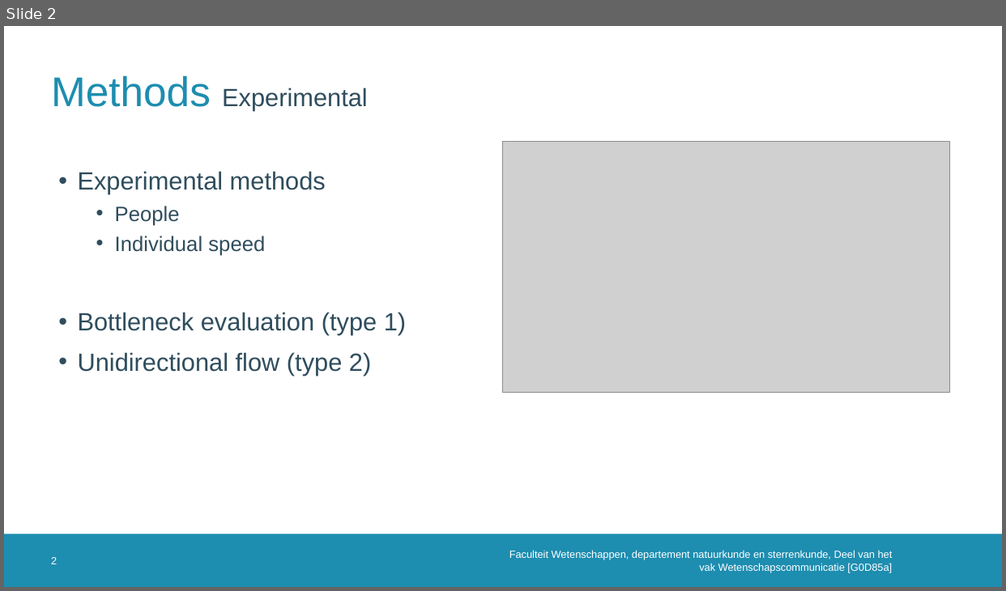
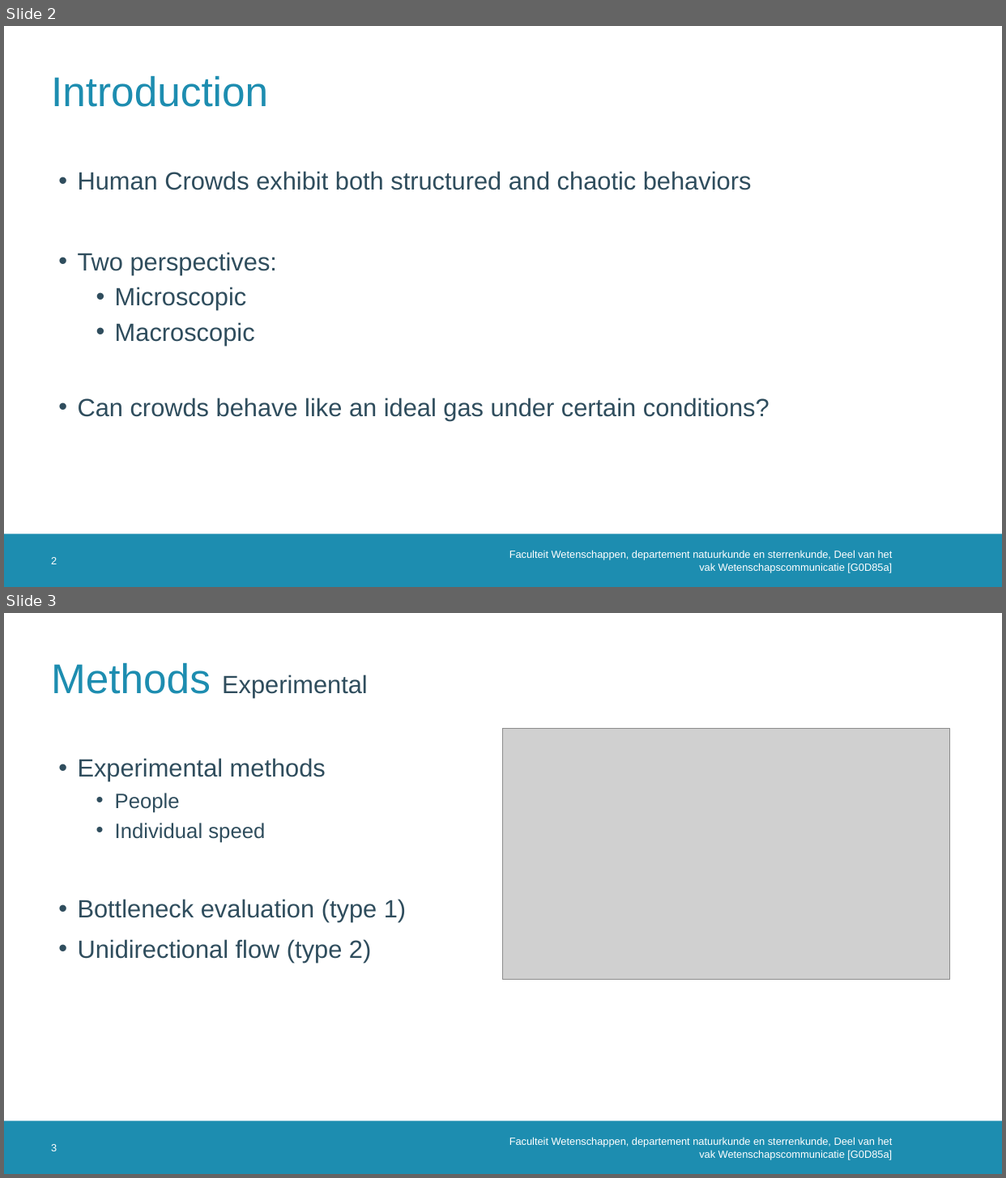
Before and after one commit to MathiMuts/WetCom, a slide deck: Crowds- Li.pptx. Shown one above the other, each under a label of ours: slide 2 before the commit, slides 2 and 3 after it. The pictures are 1006x591 and 1006x1178 pixels, drawn with LibreOffice and Linux fonts; fonts in the diff are those of the drawing; grey boxes stand for pictures; background and template pictures are left out. Boxes give left, top, right and bottom in pixels: in the first picture for what was removed or moved away, otherwise in the second. Text is boxed around its words. In the diff, an @@ line names an element or a change of style, - is before the commit and + after.

```diff
--- a/Crowds- Li.pptx
+++ b/Crowds- Li.pptx
@@ slide 2 added at <box>4,26,1002,587</box>, background #FFFFFF; not listed: 1 template element that a slide beside it also shows @@
@@ title added at <box>51,75,268,107</box>, 40 pt, text #1D8DB0 @@
+Introduction
@@ text added at <box>78,171,769,420</box>, 24 pt, text #2F4D5D @@
+• Human Crowds exhibit both structured and chaotic behaviors
+• Two perspectives:
+  • Microscopic
+  • Macroscopic
+• Can crowds behave like an ideal gas under certain conditions?
@@ page number added at <box>51,557,57,565</box>, 10 pt, text #FFFFFF @@
+2
@@ text added at <box>509,550,893,573</box>, 10 pt, text #FFFFFF @@
+Faculteit Wetenschappen, departement natuurkunde en sterrenkunde, Deel van het vak Wetenschapscommunicatie [G0D85a]
@@ what was slide 2 is now slide 3 @@
@@ page number at <box>51,1144,57,1152</box>: text changed @@
-2
+3
```
Also in this commit, not shown: 4 slides changed, 8 other slides added.
